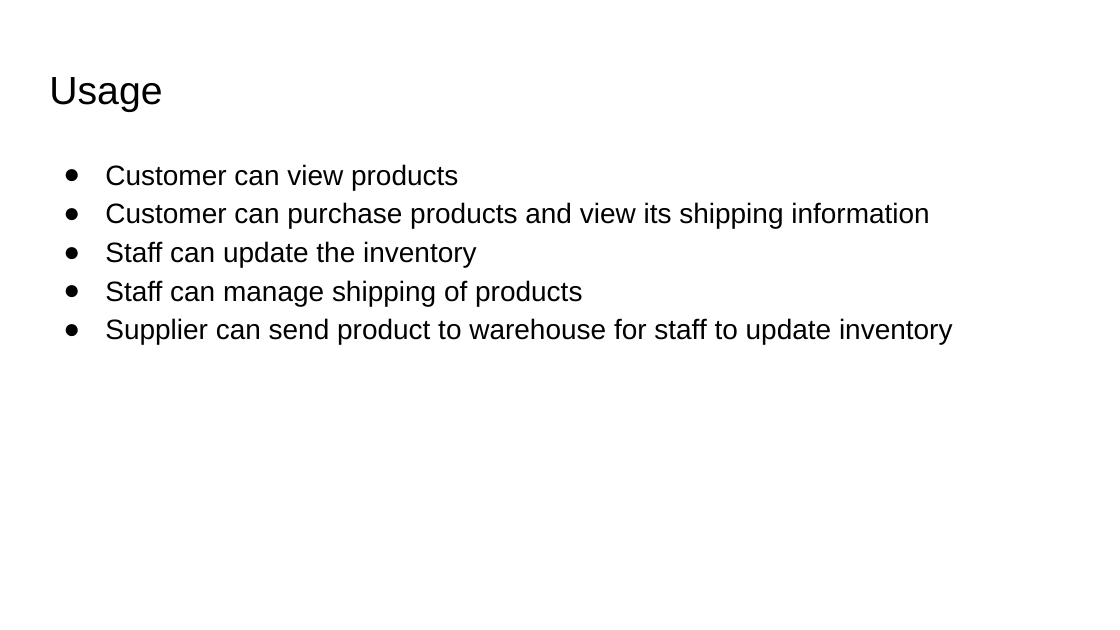
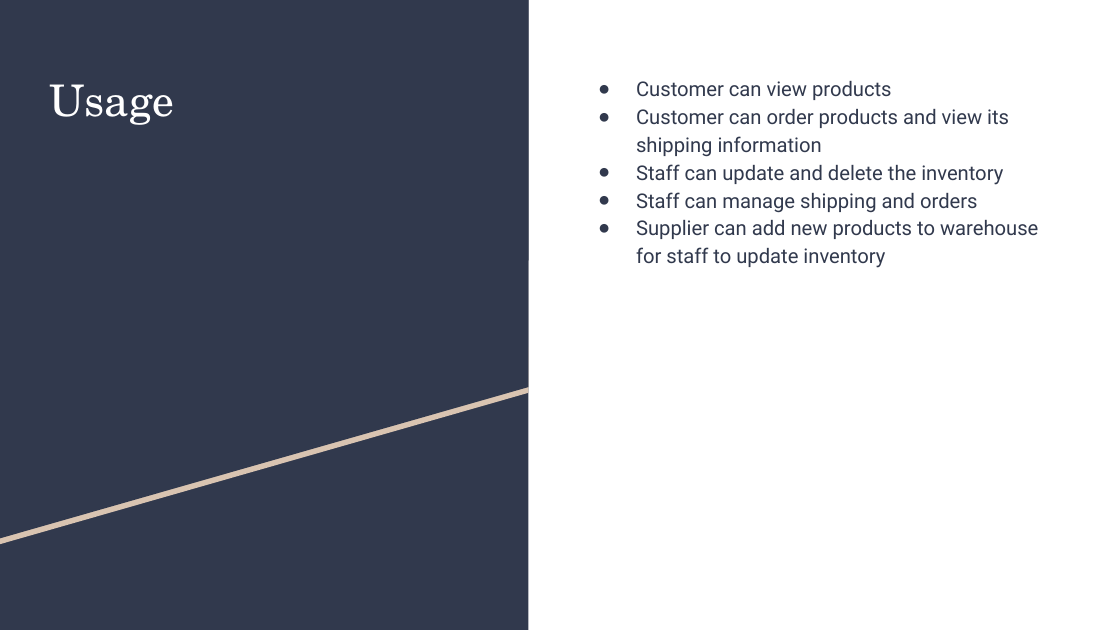
Before and after one commit to elginli/CSE-111-Project, a slide deck: slide 3 of Checkpoint3-slides.pptx. Drawn at 1120x630 pixels with LibreOffice and Linux fonts; fonts in the diff are those of the drawing. Boxes give left, top, right and bottom in pixels: in the first picture for what was removed or moved away, otherwise in the second. Text is boxed around its words. In the diff, an @@ line names an element or a change of style, - is before the commit and + after.

```diff
--- a/Checkpoint3-slides.pptx
+++ b/Checkpoint3-slides.pptx
@@ rectangle added at (0,0,529,629), fill #31394D @@
@@ freeform shape added at (0,6,529,544), fill #D9C4B1 @@
@@ freeform shape added at (0,0,529,539), fill #31394D @@
@@ title "Usage": place and size @@
-title "Usage" at (49,77,162,112)
+title "Usage" at (49,84,174,125)
@@ title "Usage" at (49,84,174,125): size 25.2 to 28 pt, font Arial to TeX Gyre Schola, text colour #000000 to #FFFFFF @@
@@ text "Customer can view products": place and size @@
-text "Customer can view products" at (105,164,953,345)
+text "Customer can view products" at (636,81,1038,268)
@@ text at (636,81,892,100): size 18 to 13 pt, font Arial to Roboto, text colour #000000 to #31394D in "Customer can view products"; indent changed; bullet colour #000000 to #31394D @@
@@ text at (636,109,1038,268): text changed; size 18 to 13 pt; font Arial to Roboto; text colour #000000 to #31394D @@
-● Customer can purchase products and view its shipping information
-● Staff can update the inventory
-● Staff can manage shipping of products
-● Supplier can send product to warehouse for staff to update inventory
+● Customer can order products and view its shipping information
+● Staff can update and delete the inventory
+● Staff can manage shipping and orders
+● Supplier can add new products to warehouse for staff to update inventory
```
Also in this commit, not shown: 5 other slides changed, 2 other files.
